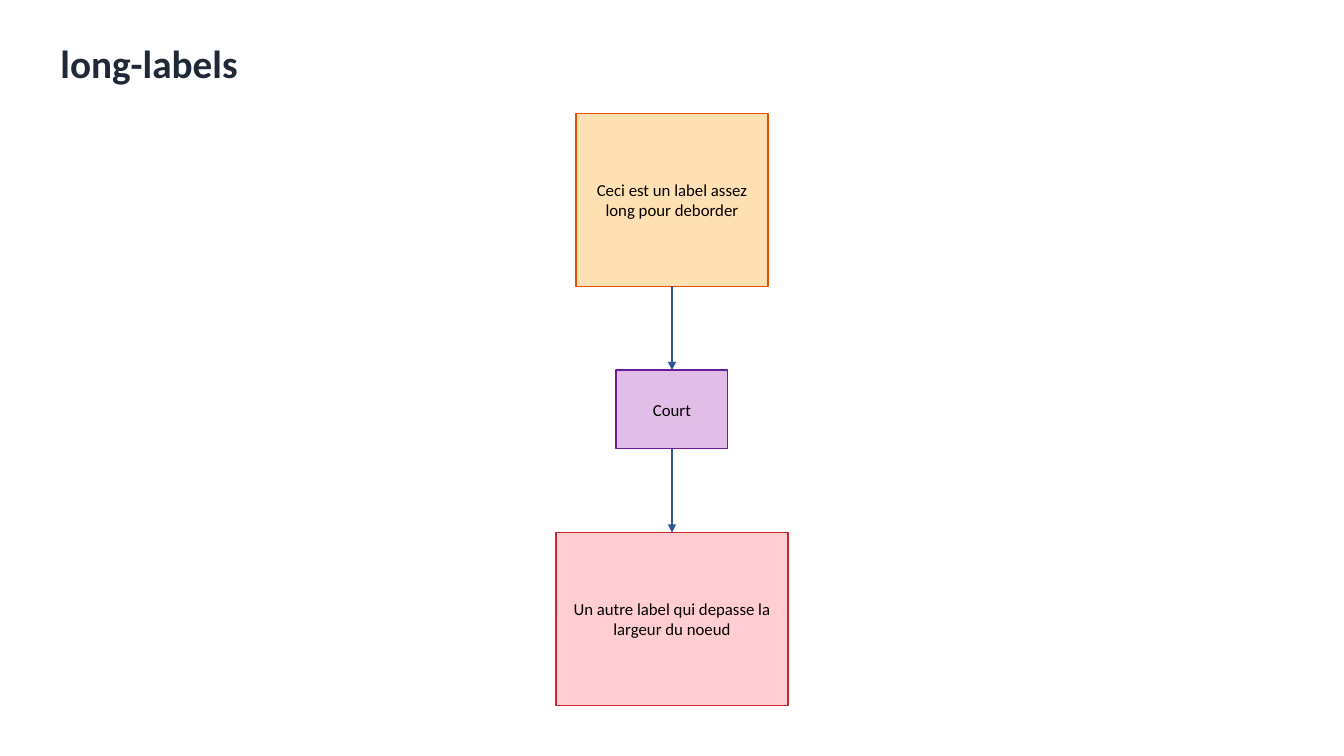
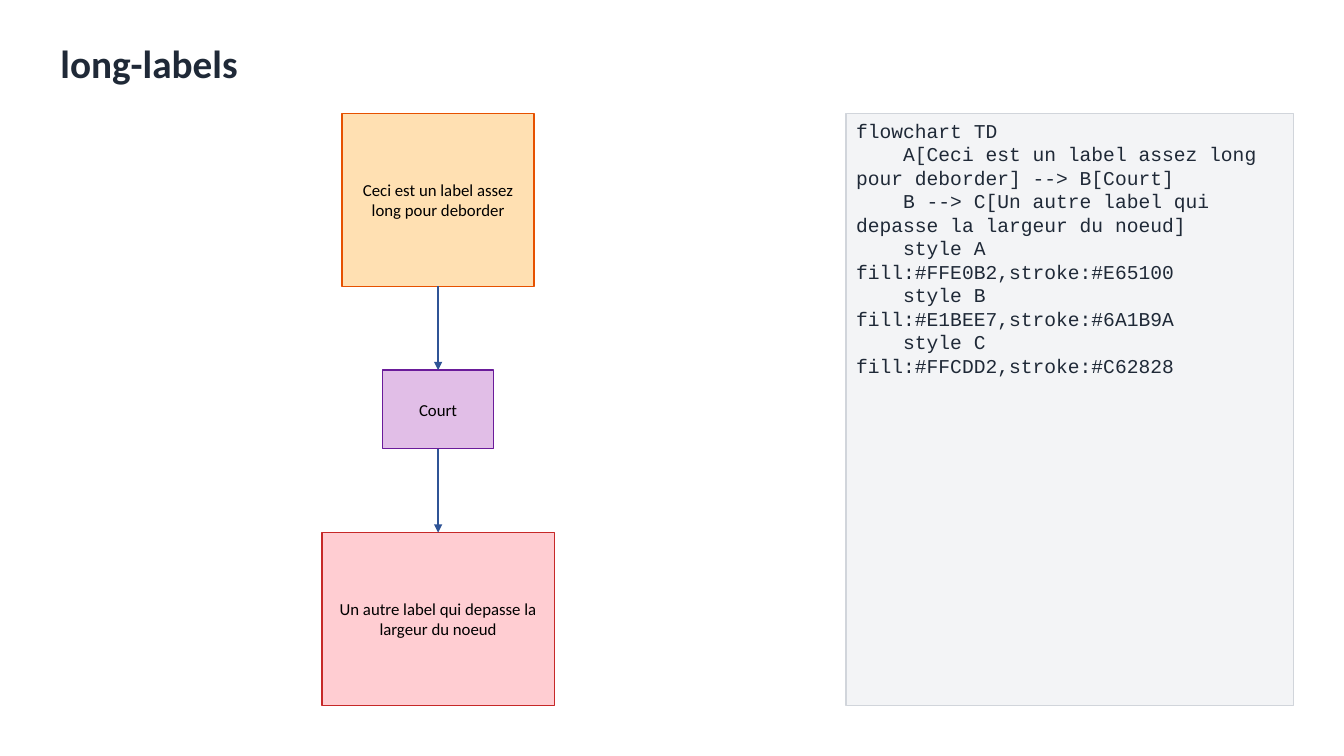
Before and after one commit to nicolasbridelance/md2nativedocx, a slide deck: slide 29 of test-corpus/word-verification/all-types-deck.pptx. Drawn at 1344x756 pixels with LibreOffice and Linux fonts; fonts in the diff are those of the drawing. Boxes give left, top, right and bottom in pixels: in the first picture for what was removed or moved away, otherwise in the second. Text is boxed around its words. In the diff, an @@ line names an element or a change of style, - is before the commit and + after.

```diff
--- a/test-corpus/word-verification/all-types-deck.pptx
+++ b/test-corpus/word-verification/all-types-deck.pptx
@@ rectangle added at box(846, 113, 1294, 706), fill #F3F4F6, outline #D1D5DB 0.75 pt, 14 pt, text #1F2937 @@
+flowchart TD
+A[Ceci est un label assez long pour deborder] --> B[Court]
+B --> C[Un autre label qui depasse la largeur du noeud]
+style A fill:#FFE0B2,stroke:#E65100
+style B fill:#E1BEE7,stroke:#6A1B9A
+style C fill:#FFCDD2,stroke:#C62828
@@ 3 rectangles, 2 arrows: place and size @@
-3 rectangles, 2 arrows at box(556, 113, 787, 706)
+3 rectangles, 2 arrows at box(322, 113, 554, 706)
```
Also in this commit, not shown: 61 other slides changed, 42 other files.
